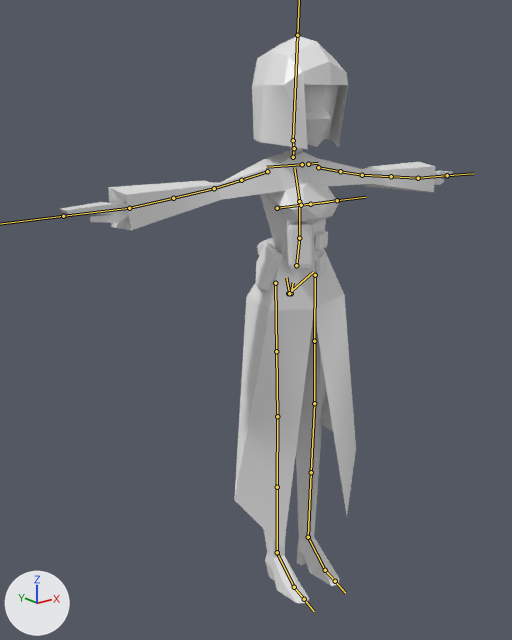
The FBX model Assets/Models/kuze.fbx as it was, and as the next commit left it.
Before and after are seen from a camera (50 mm lens) standing at (-1.384, -1.529, 1.541) and looking at (-0.097, 0.079, 0.897). The axes (+X, +Y, +Z) are drawn at lower left. The lights are the same throughout. The bones that bend it are drawn over the model as lines.

In view in the first picture: 'kuze'.
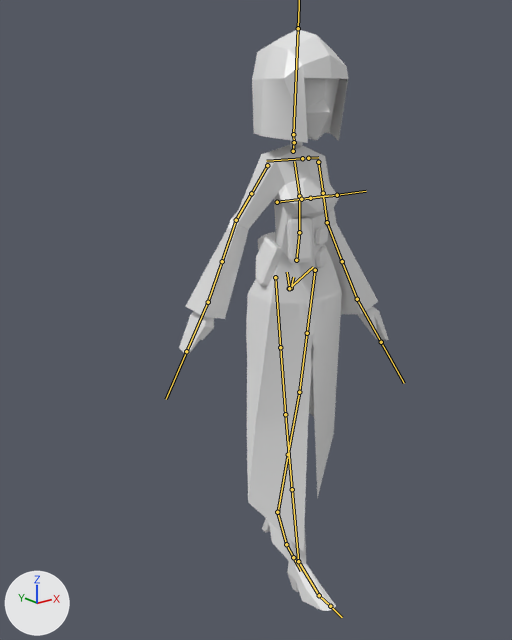
The newer file adds an action. The first version stands in its rest pose; the second is drawn at frame 21 of the action 'G_walk'.

Pixel boxes [x1, y1, x2, y2] of what changed, in the pictures (512 x 640 px):
'kuze', posed (46% narrower): before [60, 36, 452, 603]; after [179, 29, 389, 611]
bone 'DEF-spine', root to tip: before (291, 293) to (293, 282); after (291, 288) to (293, 277)
bone 'DEF-upper_arm.L', root to tip: before (318, 167) to (340, 171); after (318, 162) to (323, 193)
bone 'DEF-forearm.L', root to tip: before (362, 175) to (391, 176); after (327, 222) to (342, 261)
bone 'DEF-hand.L', root to tip: before (418, 178) to (447, 175); after (357, 299) to (381, 342)
bone 'DEF-upper_arm.R', root to tip: before (267, 171) to (241, 180); after (267, 165) to (251, 193)
bone 'DEF-upper_arm.R.001', root to tip: before (241, 180) to (214, 188); after (251, 193) to (236, 220)
bone 'DEF-forearm.R', root to tip: before (214, 188) to (173, 198); after (236, 220) to (222, 261)
bone 'DEF-hand.R', root to tip: before (129, 208) to (63, 216); after (208, 302) to (186, 351)
bone 'DEF-thigh.L', root to tip: before (315, 275) to (314, 341); after (315, 270) to (307, 332)
bone 'DEF-foot.L', root to tip: before (308, 537) to (325, 570); after (277, 512) to (286, 544)
bone 'DEF-thigh.R', root to tip: before (275, 283) to (276, 351); after (275, 277) to (280, 347)
bone 'DEF-shin.R', root to tip: before (277, 416) to (277, 487); after (285, 414) to (292, 490)

The change in detail:
Bone 'DEF-spine' (bone_def_spine) moves from (0.0, 0.0, 0.0) to (0.0, 0.016, -0.004).
Bone 'DEF-upper_arm.L' (bone_def_upper_arm_l) turns from (0, 0, 0) to (4, 3, -67) degrees about its own x, y and z.
Bone 'DEF-forearm.L' (bone_def_forearm_l) turns from (0, 0, 0) to (12, 6, 1) degrees about its own x, y and z.
Bone 'DEF-hand.L' (bone_def_hand_l) turns from (0, 0, 0) to (9, -2, 1) degrees about its own x, y and z.
Bone 'DEF-upper_arm.R' (bone_def_upper_arm_r) turns from (0, 0, 0) to (-27, 16, 59) degrees about its own x, y and z.
Bone 'DEF-upper_arm.R.001' (bone_def_upper_arm_r_001) turns from (0, 0, 0) to (0, -11, 0) degrees about its own x, y and z.
Bone 'DEF-forearm.R' (bone_def_forearm_r) turns from (0, 0, 0) to (18, -18, 0) degrees about its own x, y and z.
Bone 'DEF-hand.R' (bone_def_hand_r) turns from (0, 0, 0) to (3, 0, -1) degrees about its own x, y and z.
Bone 'DEF-thigh.L' (bone_def_thigh_l) turns from (0, 0, 0) to (10, 0, 0) degrees about its own x, y and z.
Bone 'DEF-foot.L' (bone_def_foot_l) moves from (0.0, 0.0, 0.0) to (0.0, 0.002, 0.002).
Bone 'DEF-foot.L' (bone_def_foot_l) turns from (0, 0, 0) to (13, 0, 0) degrees about its own x, y and z.
Bone 'DEF-thigh.R' (bone_def_thigh_r) turns from (0, 0, 0) to (-5, 0, 0) degrees about its own x, y and z.
Bone 'DEF-shin.R' (bone_def_shin_r) moves from (0.0, 0.0, 0.0) to (0.0, -0.001, 0.0).
Bone 'DEF-shin.R' (bone_def_shin_r) turns from (0, 0, 0) to (-3, 0, 0) degrees about its own x, y and z.
